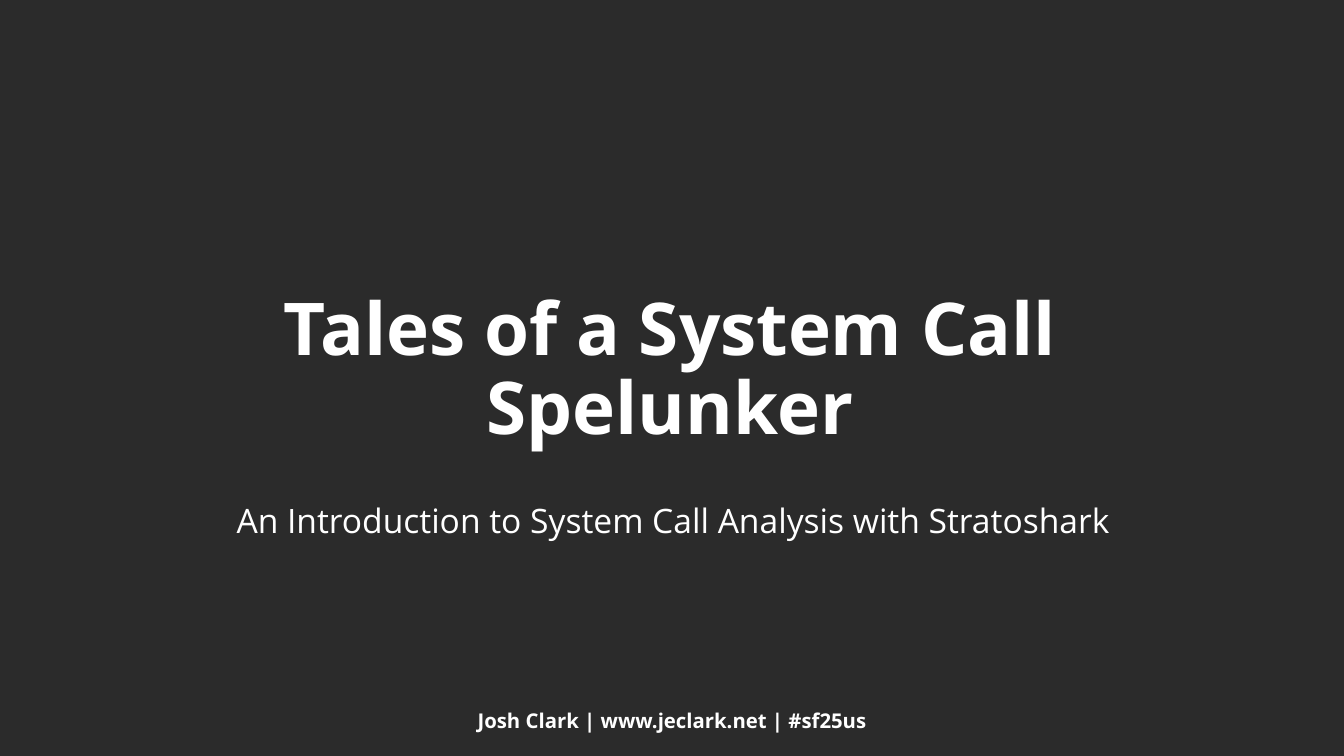
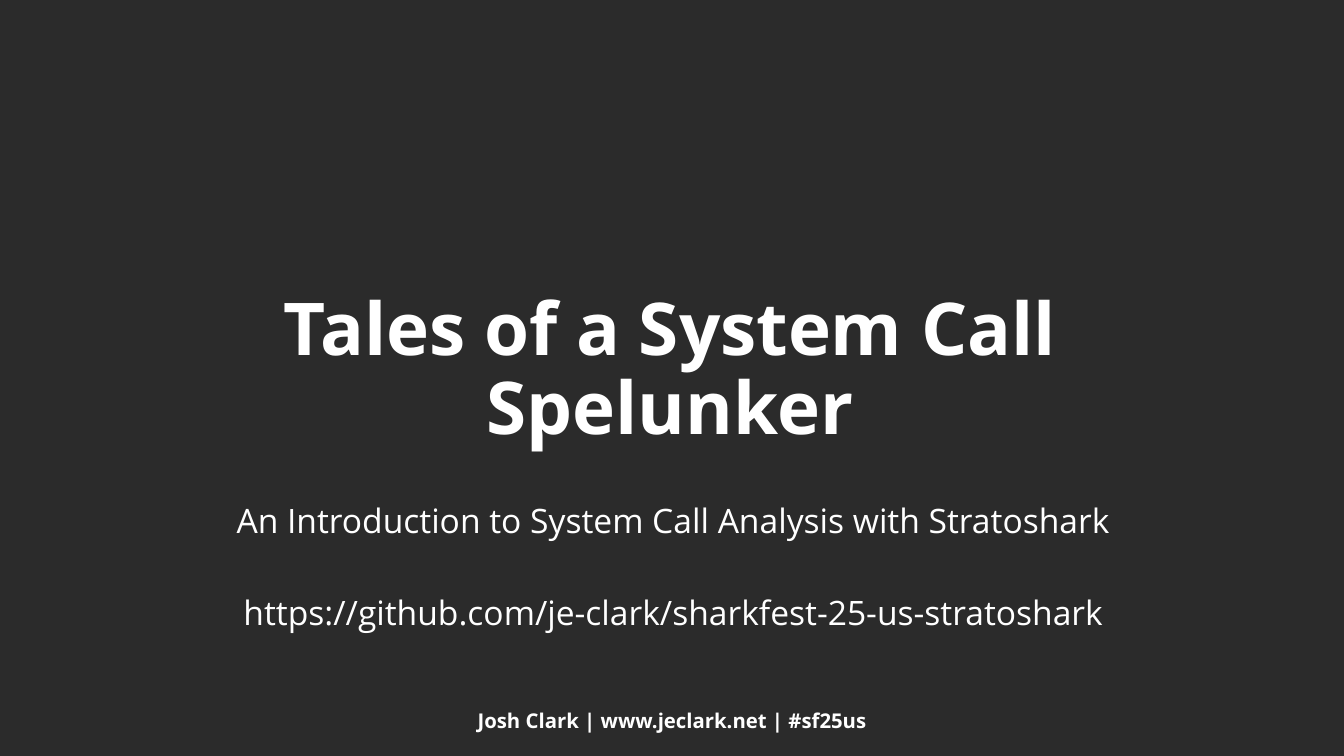
Before and after one commit to je-clark/sharkfest-25-us-stratoshark, a slide deck: slide 1 of syscall_spelunker_slides.pptx. Drawn at 1344x756 pixels with LibreOffice and Linux fonts; fonts in the diff are those of the drawing; background and template pictures are left out; a plain dark background stands for a picture behind light text. Boxes give left, top, right and bottom in pixels: in the first picture for what was removed or moved away, otherwise in the second. Text is boxed around its words. In the diff, an @@ line names an element or a change of style, - is before the commit and + after.

```diff
--- a/syscall_spelunker_slides.pptx
+++ b/syscall_spelunker_slides.pptx
@@ subtitle at (243, 599, 1102, 633): paragraph added @@
+https://github.com/je-clark/sharkfest-25-us-stratoshark
```
Also in this commit, not shown: 2 other slides changed, 1 other file.
